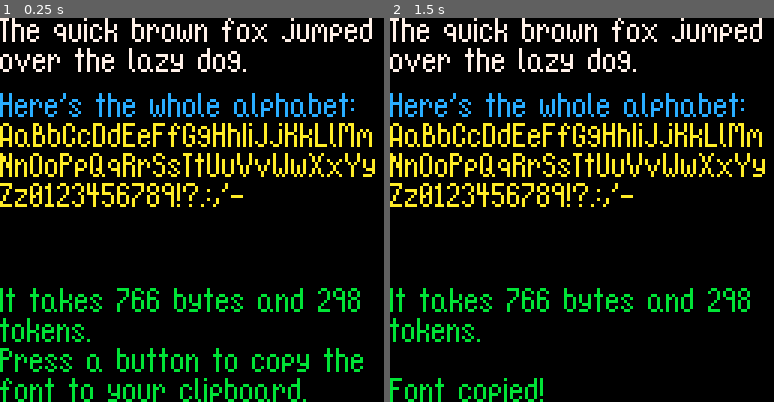
Above: before the commit, frames 1-2 (left to right).
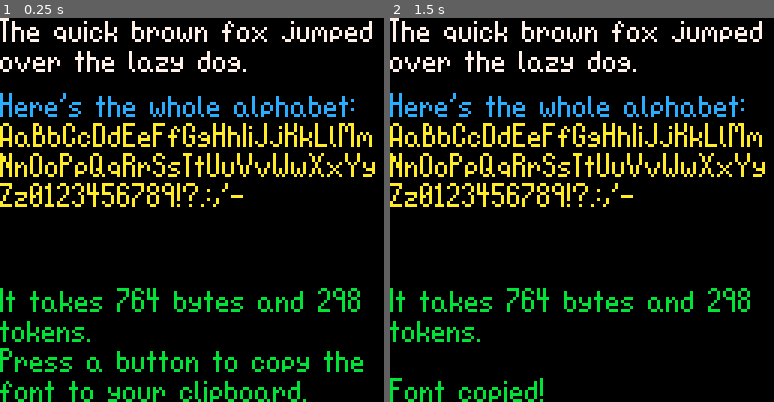
Above: after the commit, the same moments.

Repository: DeCarabas/pico_carts
Game: PICO-8 cartridge font.p8
Two runs of this game, one before a commit and one after it. Both use one fixed random seed, a clock stepped at 60 frames per second and the inputs below.
Inputs:
- Up to frame 1 (0.25 s): no input
- Up to frame 2 (1.5 s): tap X (X key) at 0.33, 1.07 s; tap O (Z key) at 0.7 s

The runs differ from the first frame. In frame 1, 6.0% of the frame differs, in the area x 0-98%, y 0-100%; in frame 2, 4.9%.

Commit message:
[font] Lower lower case

Diff:
--- a/font.p8
+++ b/font.p8
@@ -267,8 +267,7 @@
 -- the font has upper case a-z,
 -- lower case a-z, digits 0-9,
 -- and some punctuation.
-font_enc=[[414869999f994248caae999e4348699889964448e999999e4 …(230 unchanged characters)… 88a9442295159588c62a210845a48f122448f615664a52934624888e999966346698896644811799996654669f8966648254e4444674769971960684888e999996918bf6a48101111966b488899e9996c28aaa96d56556b18c46e46ad99996f466999967046699e8871466997117246ad9888734669429674384ba492754699999676568c54a21077568c6b5aa878568a884544794699971e7a46f1248f3048699bd996313859249732486911248f334869 …(134 unchanged characters)…
-
+font_enc=[[414869999f994248caae999e4348699889964448e999999e4 …(230 unchanged characters)… 88a9442295159588c62a210845a48f122448f615564a52680624788e999606345698960644711799960654569f8706647254e444067456971e0684788e999906917be6a47101119606b478899e9906c27aaa46d55556b18806e45ad99906f456999607045699e8071456997107245ad988073457861e074374ba490754599996076558c54a20077558c6b550078558a88a88079459971e07a45f168f03048699bd996313859249732486911248f334869 …(134 unchanged characters)…
 function load_font()
  local enc,bytes=font_enc,{}
  for i=1,#enc,2 do
Not shown, changed: 20 lines of the sprite sheet (__gfx__) section of font.p8
